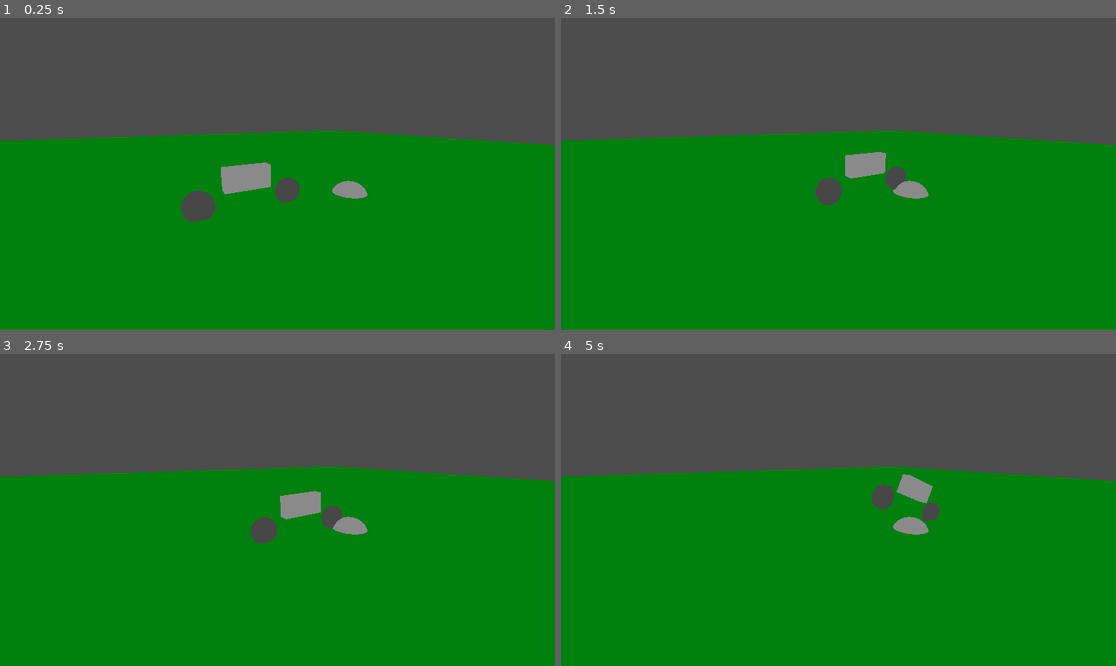
Above: before the commit, frames 1-4 (two rows, left to right).
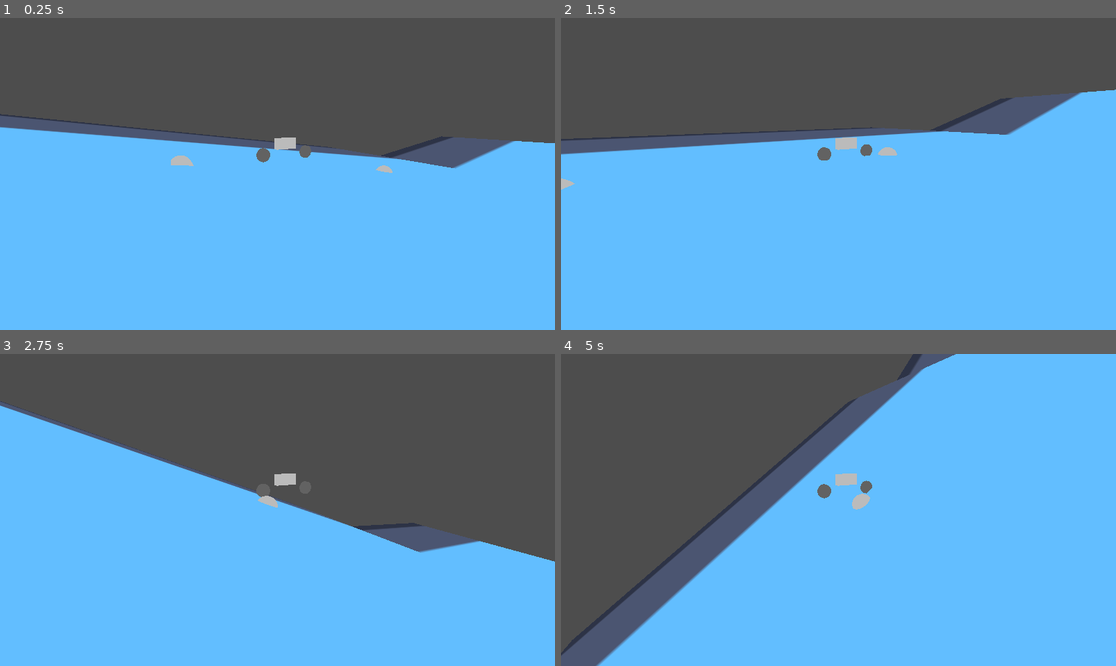
Above: after the commit, the same moments.

Repository: KyleSaki714/brackeysgamejam25-godotgame
Game: Godot game, scene res://World.tscn
Same seed, same stepped clock (60 frames per second), same inputs: the game is played once before the commit and once after it. The engine's default icon, where the game draws it, is replaced by a stand-in: a white triangle on a blue panel in a dark square.
Inputs:
- Up to frame 1 (0.25 s): no input
- Up to frame 2 (1.5 s): hold Up (forward) 0.53-1.28 s; hold S (backward) from 1.28 s (still down)
- Up to frame 3 (2.75 s): release S (backward) at 2.03 s; hold Up (forward) from 2.03 s (still down)
- Up to frame 4 (5 s): release Up (forward) at 3.53 s; hold S (backward) from 3.53 s (still down)

The runs differ from the first frame. In frame 1, 64% of the frame differs, in the area x 0-100%, y 30-100%; in frame 2, 66%; in frame 3, 66%; in frame 4, 81%, in the area x 0-100%, y 0-100%.

Commit message:
test slopes and bumps, change vehicle collision to capsule

Diff:
--- a/World.tscn
+++ b/World.tscn
@@ -1,26 +1,30 @@
-[gd_scene load_steps=15 format=3 uid="uid://cde7rcehautca"]
+[gd_scene load_steps=17 format=3 uid="uid://cde7rcehautca"]
 
+[ext_resource type="Texture2D" uid="uid://du8r73utf7khp" path="res://icon.svg" id="1_ibwgx"]
 [ext_resource type="Script" path="res://Bike.gd" id="2_q0epj"]
 
 [sub_resource type="BoxShape3D" id="BoxShape3D_5rr2k"]
 size = Vector3(100, 1, 100)
 
 [sub_resource type="StandardMaterial3D" id="StandardMaterial3D_jyevl"]
-albedo_color = Color(0, 0.501961, 0.0745098, 1)
+albedo_texture = ExtResource("1_ibwgx")
 
 [sub_resource type="BoxMesh" id="BoxMesh_navdk"]
 material = SubResource("StandardMaterial3D_jyevl")
 size = Vector3(100, 1, 100)
 
+[sub_resource type="BoxShape3D" id="BoxShape3D_y8cv6"]
+size = Vector3(100, 1, 100)
+
 [sub_resource type="PhysicsMaterial" id="PhysicsMaterial_q1e04"]
-friction = 0.5
+friction = 0.1
 
 [sub_resource type="BoxMesh" id="BoxMesh_b8d4s"]
 size = Vector3(2, 1, 0.5)
 
 [sub_resource type="CapsuleShape3D" id="CapsuleShape3D_5gffx"]
-radius = 1.2794
-height = 5.65414
+radius = 0.832317
+height = 6.0
 
 [sub_resource type="StandardMaterial3D" id="StandardMaterial3D_3qqb4"]
 albedo_color = Color(0.277528, 0.277528, 0.277528, 1)
@@ -31,7 +35,8 @@
 [sub_resource type="Environment" id="Environment_3mh0e"]
 ambient_light_source = 3
 ambient_light_color = Color(1, 1, 1, 1)
-ambient_light_sky_contribution = 0.19
+ambient_light_sky_contribution = 0.34
+ambient_light_energy = 1.95
 
 [sub_resource type="CylinderShape3D" id="CylinderShape3D_negsd"]
 height = 1.83881
@@ -49,7 +54,7 @@
 [node name="World" type="Node3D"]
 
 [node name="Hill" type="StaticBody3D" parent="."]
-transform = Transform3D(1, 0, 0, 0, 1, 0, 0, 0, 1, 0, -0.5, 0)
+transform = Transform3D(0.991287, -0.13172, 0, 0.13172, 0.991287, 0, 0, 0, 1, 92.6725, -13.8257, 7.62939e-06)
 
 [node name="CollisionShape3D" type="CollisionShape3D" parent="Hill"]
 shape = SubResource("BoxShape3D_5rr2k")
@@ -57,14 +62,21 @@
 [node name="MeshInstance3D" type="MeshInstance3D" parent="Hill"]
 mesh = SubResource("BoxMesh_navdk")
 
-[node name="Camera3D" type="Camera3D" parent="."]
-transform = Transform3D(0.884443, 0.120778, -0.450748, 0, 0.965926, 0.258819, 0.466649, -0.228911, 0.854306, -2.69426, 3.80302, 7.88634)
+[node name="Hill2" type="StaticBody3D" parent="."]
+transform = Transform3D(0.990748, 0.135716, 0, -0.135716, 0.990748, 0, 0, 0, 1, 0, -1.39805, 0)
+
+[node name="CollisionShape3D" type="CollisionShape3D" parent="Hill2"]
+shape = SubResource("BoxShape3D_y8cv6")
+
+[node name="MeshInstance3D" type="MeshInstance3D" parent="Hill2"]
+mesh = SubResource("BoxMesh_navdk")
 
 [node name="Bike" type="VehicleBody3D" parent="."]
 transform = Transform3D(1, 0, 0, 0, 1, 0, 0, 0, 1, 0, 0.711944, 0)
 axis_lock_linear_z = true
 axis_lock_angular_x = true
 axis_lock_angular_y = true
+mass = 7.0
 physics_material_override = SubResource("PhysicsMaterial_q1e04")
 script = ExtResource("2_q0epj")
 
@@ -73,11 +85,11 @@
 mesh = SubResource("BoxMesh_b8d4s")
 
 [node name="CollisionShape3D" type="CollisionShape3D" parent="Bike"]
-transform = Transform3D(-4.37114e-08, 1, 0, -1, -4.37114e-08, 0, 0, 0, 1, 0.0101013, 0.769232, 0)
+transform = Transform3D(-4.37114e-08, 1, 0, -1, -4.37114e-08, 0, 0, 0, 1, 0, 0.441979, 0)
 shape = SubResource("CapsuleShape3D_5gffx")
 
 [node name="VehicleWheel3D" type="VehicleWheel3D" parent="Bike"]
-transform = Transform3D(-4.37114e-08, 0, 1, 0, 1, 0, -1, 0, -4.37114e-08, 2, 0.0732398, 0)
+transform = Transform3D(-6.60333e-08, 0, 1.51066, 0, 1.51066, 0, -1.51066, 0, -6.60333e-08, 2.29294, 0.167224, 0)
 use_as_traction = true
 wheel_radius = 0.6
 
@@ -86,13 +98,16 @@
 mesh = SubResource("CylinderMesh_ybs2l")
 
 [node name="VehicleWheel3D2" type="VehicleWheel3D" parent="Bike"]
-transform = Transform3D(-4.37114e-08, 0, 1, 0, 1, 0, -1, 0, -4.37114e-08, -2, 0.0732398, 0)
+transform = Transform3D(-6.60333e-08, 0, 1.51066, 0, 1.51066, 0, -1.51066, 0, -6.60333e-08, -2.25983, 0.167224, 0)
 use_as_traction = true
 wheel_radius = 0.6
 
 [node name="MeshInstance3D" type="MeshInstance3D" parent="Bike/VehicleWheel3D2"]
 transform = Transform3D(-5.32736e-08, -0.127698, -5.32736e-08, 1.21876, -5.58184e-09, 5.32736e-08, -5.32736e-08, -5.58184e-09, 1.21876, 0, 0, 0)
 mesh = SubResource("CylinderMesh_ybs2l")
+
+[node name="Camera3D" type="Camera3D" parent="Bike"]
+transform = Transform3D(0.884443, 0.120778, -0.450748, 0, 0.965926, 0.258819, 0.466649, -0.228911, 0.854306, -9.51061, 3.09108, 16.447)
 
 [node name="WorldEnvironment" type="WorldEnvironment" parent="."]
 environment = SubResource("Environment_3mh0e")
@@ -109,7 +124,7 @@
 mesh = SubResource("CylinderMesh_8gl37")
 
 [node name="spherebump" type="StaticBody3D" parent="."]
-transform = Transform3D(1, 0, 0, 0, -4.37114e-08, 1, 0, -1, -4.37114e-08, 5.59714, -0.407314, 0.51568)
+transform = Transform3D(1, 0, 0, 0, -4.37114e-08, 1, 0, -1, -4.37114e-08, 14.2646, -3.13788, 0.51568)
 
 [node name="CollisionShape3D" type="CollisionShape3D" parent="spherebump"]
 shape = SubResource("SphereShape3D_jh2cc")
